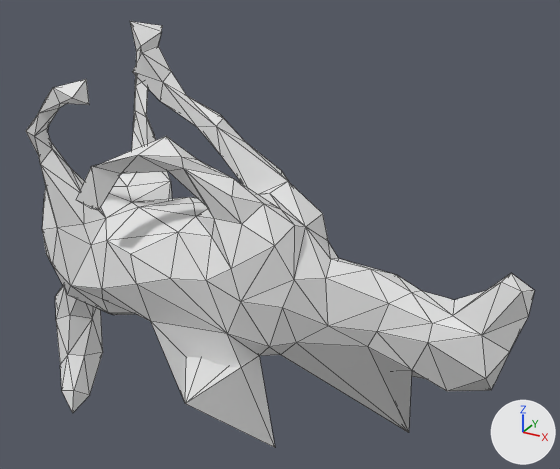
The OBJ model mesh_cnn/datasets/random_walks/T529.obj, before and after one commit.
The view is the same before and after, from a camera (50 mm lens) standing at (1.143, -1.609, 0.91) and looking at (0.2, 0.105, 0.053). The lights are fixed; the arrows at lower right show +X, +Y and +Z. Mesh edges are drawn as thin lines. Where no turn or scale is listed for an object, it has been applied to the vertices.

Names of what the first picture shows: 'T529'.
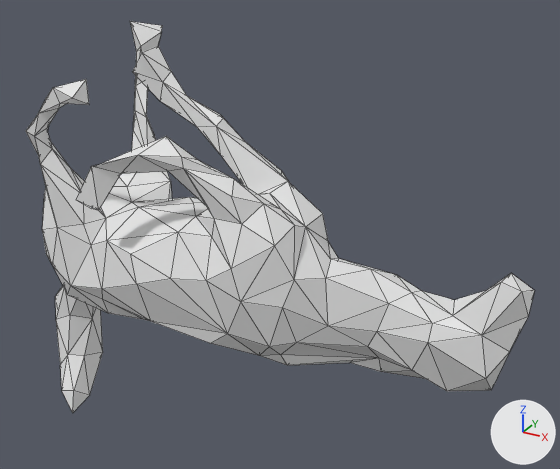
Pixel boxes [x1, y1, x2, y2] of what changed, in the pictures (560 x 469 px; the box of a moved part takes in the faces that stretch with it):
'T529', reshaped (8% shorter)
    before: [26, 21, 535, 448]
    after: [26, 21, 535, 413]
part 1 of me_t529, moved or reshaped
    before: [102, 299, 275, 448]
    after: [102, 299, 258, 355]
part 2 of me_t529, moved or reshaped
    before: [281, 343, 412, 433]
    after: [262, 343, 410, 372]

What changed in the scene script:
```text
Change me_t529:
    where me_t529.from_pydata(...)  # 252 vertices, 500 faces; spans x -0.601..0.889, y -0.336..0.393, z -0.625..0.551
    used by ob_t529; location = (0.0, 0.0, 0.0)
    me_t529 part 1
    me_t529.vertices[81].co: (0.313, -0.127, -0.466) -> (0.149, -0.178, -0.156)  # pixel (275, 447) -> pixel (209, 343)
    me_t529.vertices[113].co: (0.178, -0.336, -0.236) -> (0.091, -0.087, -0.192)  # pixel (185, 403) -> not seen
    me_t529.vertices[128].co: (-0.065, -0.116, -0.193) -> (-0.045, -0.122, -0.172)
    me_t529.vertices[138].co: (-0.199, 0.029, -0.267) -> (-0.094, -0.145, -0.17)  # not seen -> pixel (143, 319)
    me_t529.vertices[183].co: (-0.249, -0.09, -0.226) -> (-0.236, -0.091, -0.201)  # pixel (114, 315) -> not seen
    me_t529 part 2
    me_t529.vertices[39].co: (0.583, 0.189, -0.53) -> (0.533, 0.043, -0.208)  # pixel (408, 432) -> pixel (379, 358)
    me_t529.vertices[41].co: (0.099, -0.142, 0.076) -> (0.335, -0.1, -0.21)  # not seen -> pixel (287, 365)
```
